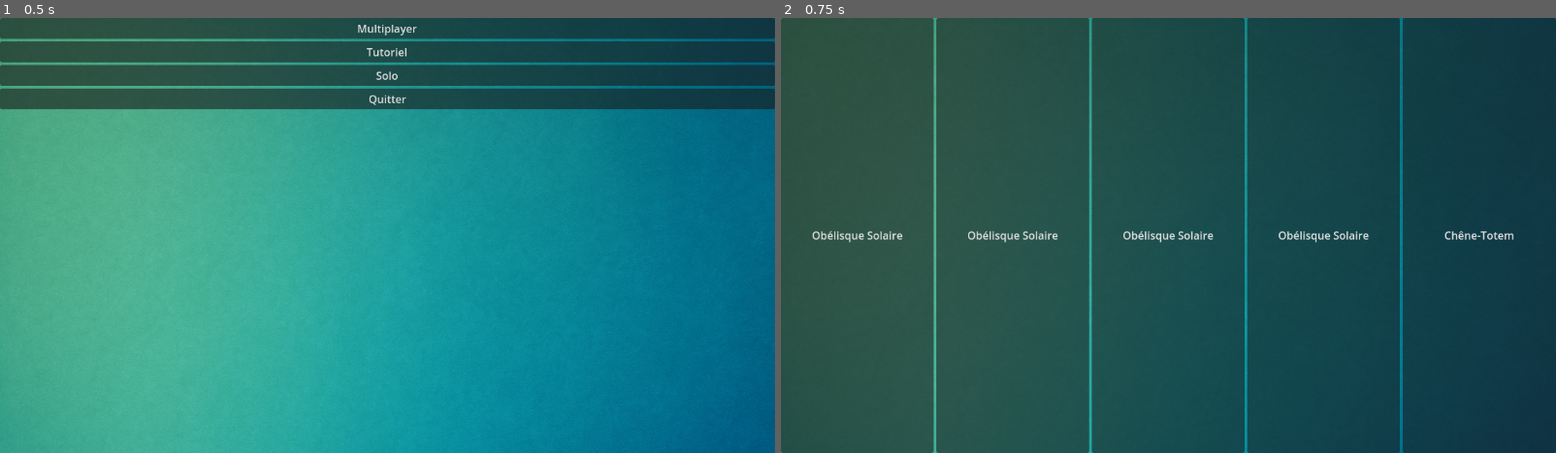
Above: before the commit, frames 1-2 (left to right).
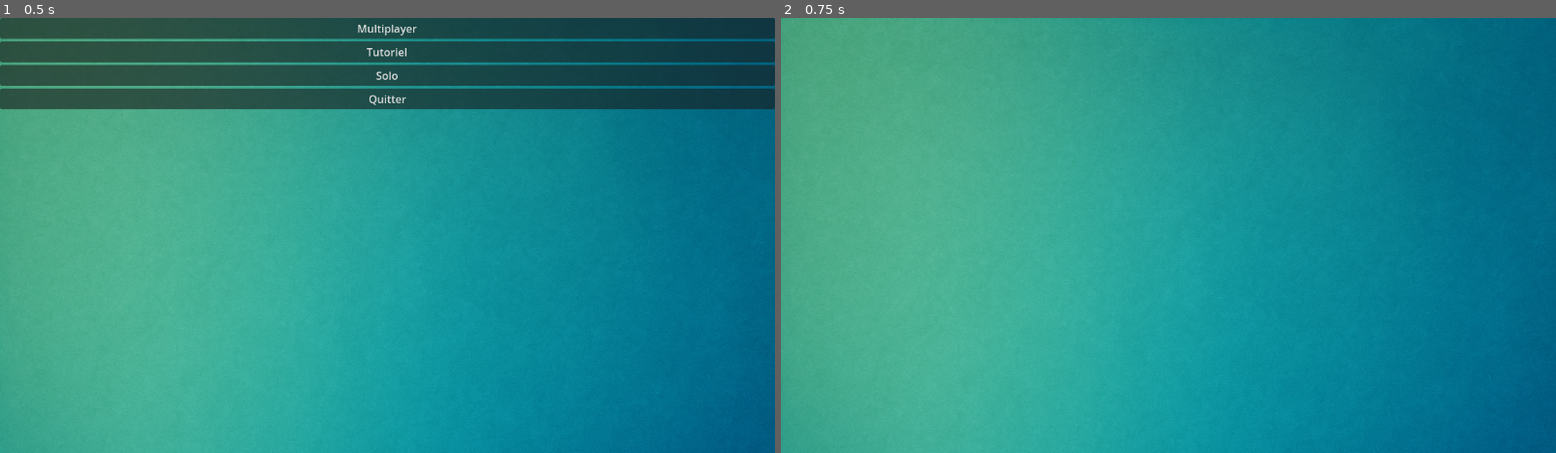
Above: after the commit, the same moments.

Repository: cbCielblanc/deckbuilding
Game: Godot game, scene res://scenes/MainMenu.tscn
The game is run twice, just before and just after one commit, with the same random seed, the same clock (stepped at 60 frames per second) and the same inputs.
Inputs:
- Up to frame 1 (0.5 s): no input
- Up to frame 2 (0.75 s): click "Tutoriel" at 0.5 s

Frame 1 is identical in both runs. In frame 2, 99% of the frame differs, in the area x 0-100%, y 0-100%.
Error after the commit: Parse Error: Expected ":" or "when" after "match" patterns. (res://scripts/effect_processor.gd:14)

Commit message:
Add StatsUI component

Diff:
--- /dev/null
+++ b/scenes/StatsUI.tscn
@@ -0,0 +1,20 @@
+[gd_scene load_steps=2 format=3 uid="uid://statsui"]
+
+[ext_resource type="Script" path="res://ui/stats_ui.gd" id="1"]
+
+[node name="StatsUI" type="HBoxContainer"]
+anchors_preset = -1
+anchor_right = 1.0
+script = ExtResource("1")
+
+[node name="Life" type="Label" parent="."]
+text = "Life:"
+
+[node name="Gold" type="Label" parent="."]
+text = "Gold:"
+
+[node name="Essence" type="Label" parent="."]
+text = "Essence:"
+
+[node name="Mana" type="Label" parent="."]
+text = "Mana:"
--- a/scripts/biome_shop.gd
+++ b/scripts/biome_shop.gd
@@ -18,6 +18,7 @@
 	var c := stock[idx]
 	p.gold    -= 4
 	p.essence -= 2
+	p.emit_stats()
 	p.deck.add(c.copy())
 	stock.remove_at(idx)
 	emit_signal("bought", p, c)
--- a/scripts/effect_processor.gd
+++ b/scripts/effect_processor.gd
@@ -11,7 +11,9 @@
 		"poison":        tgt.status.poison += e.value
 		"draw":          src.owner.draw(e.value)
 		"mana":          src.owner.mana += e.value
+		src.owner.emit_stats()
 		"gain_gold":     src.owner.gold += e.value
+		src.owner.emit_stats()
 		"charge":        src.charge += e.value
 		"blast":
 			if tgt: tgt.damage(e.value * src.charge)
--- a/scripts/game_manager.gd
+++ b/scripts/game_manager.gd
@@ -47,6 +47,9 @@
 func _init_ui() -> void:
 	var ui := $UI
 	for p in players:
+			var stats := preload("res://scenes/StatsUI.tscn").instantiate()
+			stats.player_path = p.get_path()
+			ui.add_child(stats)
 			var hand := preload("res://scenes/HandUI.tscn").instantiate()
 			hand.player_path = p.get_path()
 			ui.add_child(hand)
--- a/scripts/market_manager.gd
+++ b/scripts/market_manager.gd
@@ -25,7 +25,8 @@
 	var win:Player = null; var high := -1
 	for p in bids: if bids[p] > high: high = bids[p]; win = p
 	if win:
-		win.gold -= high
-		win.structures.append(current)
+			win.gold -= high
+			win.emit_stats()
+			win.structures.append(current)
 	emit_signal("auction_close", current, win)
 	current = null
--- a/scripts/player.gd
+++ b/scripts/player.gd
@@ -4,6 +4,7 @@
 signal turn_end(p : Player)
 signal defeated(p : Player)
 signal hand_changed(p : Player)          # ← nouveau signal
+signal stats_changed(p : Player)
 
 @export var biome    : String = "Forest"
 @export var is_human : bool   = true
@@ -18,6 +19,9 @@
 var structures  : Array[Card] = []
 var tokens      : Dictionary  = {}
 
+func emit_stats() -> void:
+	emit_signal("stats_changed", self)
+
 func _ready() -> void:
 	add_child(deck)
 	var starter : Array = CardDatabase.biome(biome)
@@ -25,7 +29,8 @@
 	deck.add(starter[1].copy())
 	for i in 8:
 		deck.add(CardDatabase.neutral()[0].copy())
-	deck.shuffle()
+        deck.shuffle()
+	emit_stats()
 
 func draw(n : int) -> void:
 	hand += deck.draw_n(n)
@@ -35,6 +40,7 @@
 	Logger.info("start_turn")
 	mana = 3
 	draw(5)
+	emit_stats()
 	if !is_human:
 		_ai_play()
 
@@ -65,6 +71,7 @@
 
 func take_direct_dmg(v:int) -> void:
 	life -= v
+	emit_stats()
 	if life <= 0:
 		emit_signal("defeated", self)
 
--- /dev/null
+++ b/ui/stats_ui.gd
@@ -0,0 +1,17 @@
+extends HBoxContainer
+class_name StatsUI
+
+@export var player_path : NodePath
+var player : Player
+
+func _ready() -> void:
+	player = get_node(player_path)
+	player.add_to_group("local_player")
+	player.connect("stats_changed", Callable(self, "_refresh"))
+	_refresh()
+
+func _refresh(_p : Player = null) -> void:
+	$Life.text = "Life: %d" % player.life
+	$Gold.text = "Gold: %d" % player.gold
+	$Essence.text = "Essence: %d" % player.essence
+	$Mana.text = "Mana: %d" % player.mana
Not shown, changed: ui/README.md
